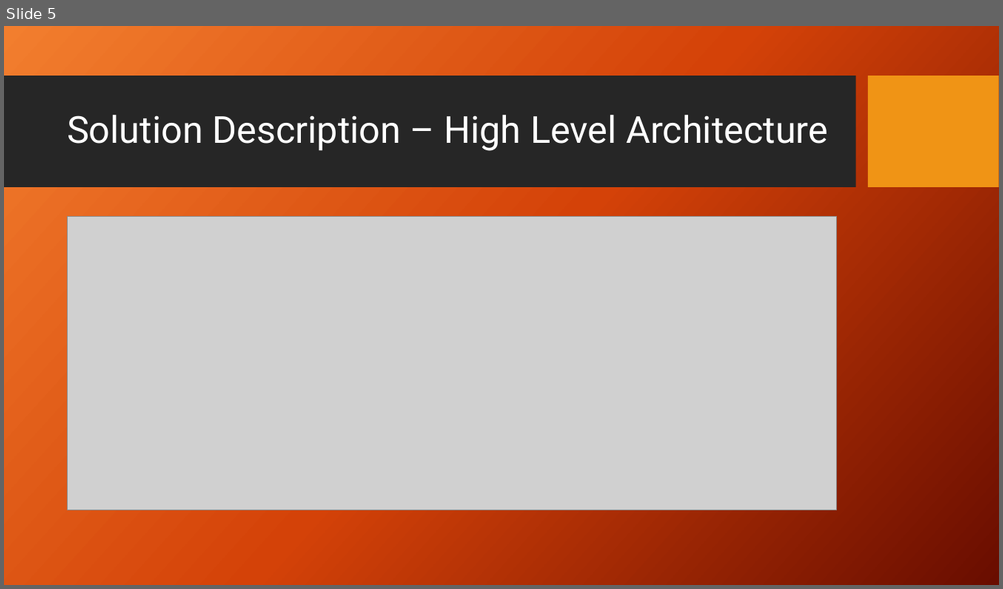
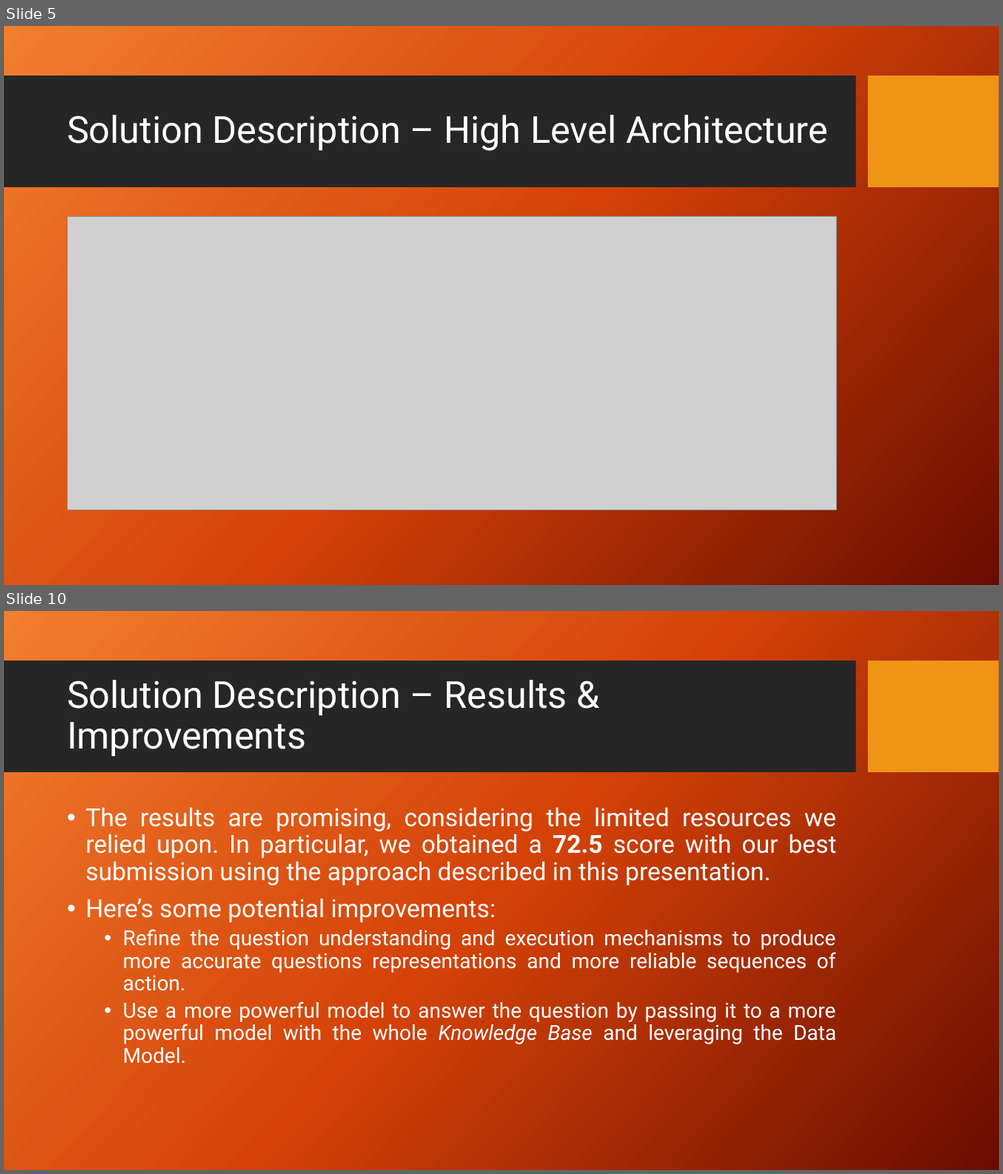
Before and after one commit to PaoloScarponi/hackapizza, a slide deck: docs/Hackapizza 2025 - Team LSF.pptx. Shown one above the other, each under a label of ours: slide 5 before the commit, slides 5 and 10 after it; the slides between them are not shown. The pictures are 1003x589 and 1003x1174 pixels, drawn with LibreOffice and Linux fonts; fonts in the diff are those of the drawing; grey boxes stand for pictures; background and template pictures are left out. Boxes give left, top, right and bottom in pixels: in the first picture for what was removed or moved away, otherwise in the second. Text is boxed around its words. In the diff, an @@ line names an element or a change of style, - is before the commit and + after.

```diff
--- a/docs/Hackapizza 2025 - Team LSF.pptx
+++ b/docs/Hackapizza 2025 - Team LSF.pptx
@@ slide 10 added at (x1=4, y1=611, x2=999, y2=1170), background picture (left out); not listed: 2 template elements that a slide beside it also shows @@
@@ title added at (x1=67, y1=680, x2=567, y2=757), 36 pt, text #FFFFFF @@
+Solution Description – Results & Improvements
@@ text added at (x1=85, y1=807, x2=836, y2=1064), 20 pt, text #FFFFFF @@
+• The results are promising, considering the limited resources we relied upon. In particular, we obtained a 72.5 score with our best submission using the approach described in this presentation.
+• Here’s some potential improvements:
+  • Refine the question understanding and execution mechanisms to produce more accurate questions representations and more reliable sequences of action.
+  • Use a more powerful model to answer the question by passing it to a more powerful model with the whole Knowledge Base and leveraging the Data Model.
```
Also in this commit, not shown: 5 slides changed, 2 other slides added, 2 other files.
